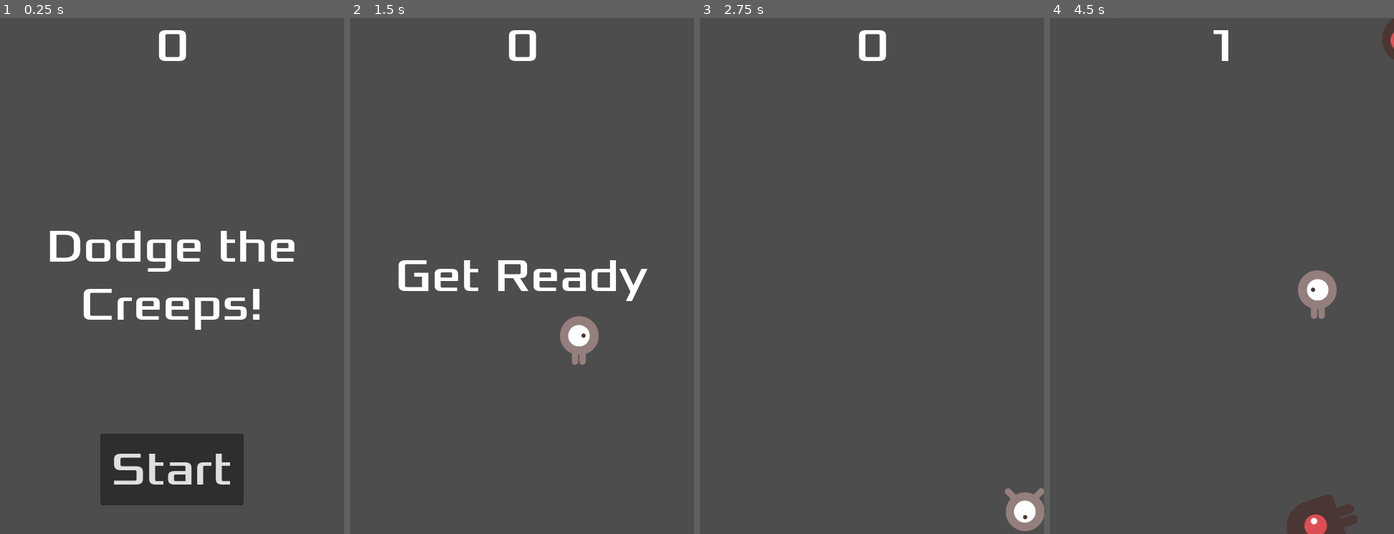
Above: before the commit, frames 1-4 (left to right).
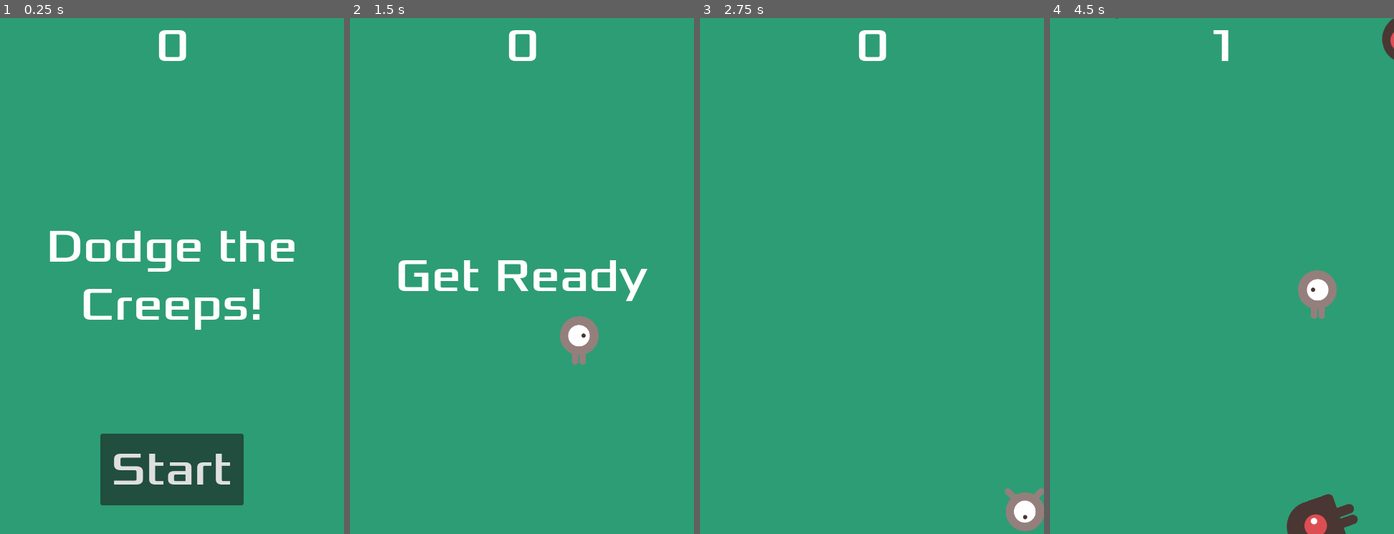
Above: after the commit, the same moments.

Repository: SriramAnanth2912/Godot_Learning
Game: Godot game, scene res://main.tscn
Two runs of this game, one before a commit and one after it. Both use one fixed random seed, a clock stepped at 60 frames per second and the inputs below.
Inputs:
- Up to frame 1 (0.25 s): no input
- Up to frame 2 (1.5 s): click "Start" at 0.5 s; tap Enter at 1.25 s; hold D (move_right) from 1.28 s (still down)
- Up to frame 3 (2.75 s): release D (move_right) at 2.03 s; hold S (move_down) from 2.03 s (still down)
- Up to frame 4 (4.5 s): release S (move_down) at 2.78 s; hold D (move_right) 2.78-3.53 s; hold W (move_up) 3.53-4.28 s; hold A (move_left) from 4.28 s (still down)

The runs differ from the first frame. In frame 1, 96% of the frame differs, in the area x 0-100%, y 0-100%; in frame 2, 97%; in frame 3, 99%; in frame 4, 98%.

Commit message:
added background color

Diff:
--- a/my-first-2d-game-dodge-the-creeps/main.tscn
+++ b/my-first-2d-game-dodge-the-creeps/main.tscn
@@ -14,6 +14,14 @@
 [node name="Main" type="Node"]
 script = ExtResource("1_0xm2m")
 mob_scene = ExtResource("2_h2yge")
+
+[node name="ColorRect" type="ColorRect" parent="."]
+anchors_preset = 15
+anchor_right = 1.0
+anchor_bottom = 1.0
+grow_horizontal = 2
+grow_vertical = 2
+color = Color(0.17638889, 0.6161339, 0.46017873, 1)
 
 [node name="Player" parent="." instance=ExtResource("1_ig7tw")]
 
